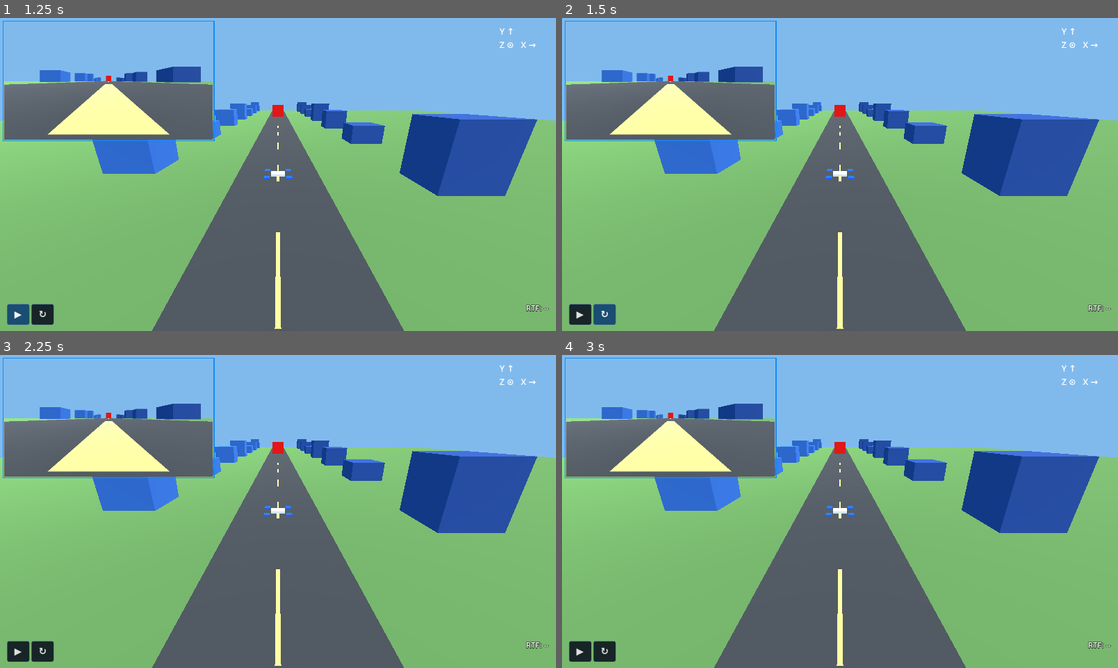
Above: before the commit, frames 1-4 (two rows, left to right).
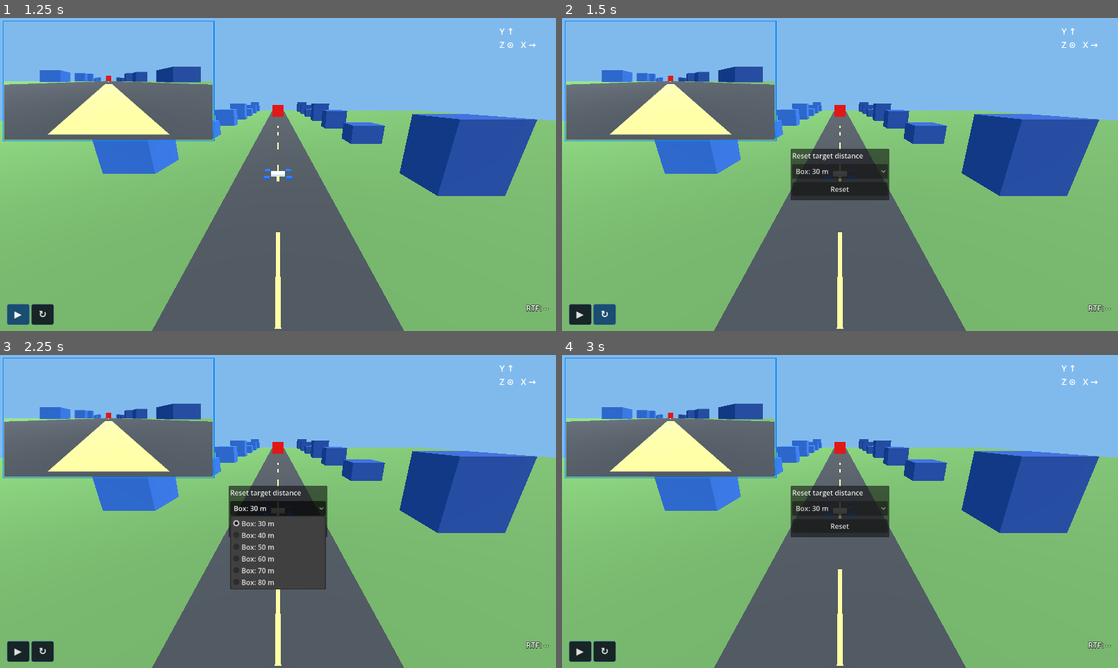
Above: after the commit, the same moments.

Repository: amire2000/fly_smart
Game: Godot game, scene res://scenes/main.tscn
The game is run twice, just before and just after one commit, with the same random seed, the same clock (stepped at 60 frames per second) and the same inputs.
Inputs (mouse positions are in pixels of both pictures, inside the frame that each line leads up to):
- Up to frame 1 (1.25 s): click "▶" at 0.5 s
- Up to frame 2 (1.5 s): click "↻" at 1.25 s
- Up to frame 3 (2.25 s): click (278, 508) at 2 s, where only the run after the commit has a clickable "Box: 30 m"
- Up to frame 4 (3 s): click (840, 527) at 2.75 s, where only the run after the commit has a clickable "Reset"

Frame 1 is identical in both runs. In frame 2, 2.9% of the frame differs, in the area x 41-59%, y 41-59%; in frame 3, 5.7%, in the area x 41-59%, y 41-75%; in frame 4, 2.9%.

Commit message:
fix godot reset distance and live plot updates

Diff:
--- a/godot/scripts/main.gd
+++ b/godot/scripts/main.gd
@@ -12,6 +12,7 @@
 const CONTROL_PORT := 9102
 const FPV_MOUNT := Transform3D(Basis(Vector3.UP, -PI / 2.0), Vector3(0.35, 0.05, 0.0))
 const SPECTATOR_TURN_SPEED := 0.01
+const TARGET_DISTANCE_PRESETS_M := [30, 40, 50, 60, 70, 80]
 
 var _drone: Node3D
 var _target: Node3D
@@ -26,6 +27,8 @@
 var _bbox_panel: Panel
 var _telemetry_label: Label
 var _rtf_label: Label
+var _target_distance: OptionButton
+var _reset_popup: PopupPanel
 var _active_slot := 0
 var _sequence := 0
 var _latest_pose: Dictionary = {}
@@ -149,6 +152,7 @@
 			_collision_reported = false
 		_apply_pose(value.get("drone"), _drone)
 		_apply_pose(value.get("target"), _target)
+		_update_target_distance(value.get("target_control"))
 		_update_fpv_overlay(value.get("overlay", {}))
 
 
@@ -267,6 +271,28 @@
 	_add_control_button(controls, "▶", "Start simulation", "start")
 	_add_control_button(controls, "↻", "Reset simulation", "reset")
 
+	_reset_popup = PopupPanel.new()
+	_reset_popup.name = "ResetTargetPopup"
+	var reset_contents := VBoxContainer.new()
+	reset_contents.custom_minimum_size = Vector2(220, 110)
+	reset_contents.add_theme_constant_override("separation", 8)
+	_reset_popup.add_child(reset_contents)
+	var reset_label := Label.new()
+	reset_label.text = "Reset target distance"
+	reset_contents.add_child(reset_label)
+	_target_distance = OptionButton.new()
+	_target_distance.name = "TargetDistance"
+	_target_distance.tooltip_text = "Target distance applied on reset"
+	_target_distance.custom_minimum_size = Vector2(200, 34)
+	for distance in TARGET_DISTANCE_PRESETS_M:
+		_target_distance.add_item("Box: %d m" % distance, distance)
+	reset_contents.add_child(_target_distance)
+	var confirm := Button.new()
+	confirm.text = "Reset"
+	confirm.pressed.connect(_confirm_reset_pressed)
+	reset_contents.add_child(confirm)
+	overlay.add_child(_reset_popup)
+
 
 func _add_control_button(parent: Control, icon: String, tooltip: String, action: String) -> void:
 	var button := Button.new()
@@ -283,12 +309,41 @@
 	var hover := normal.duplicate()
 	hover.bg_color = Color(0.08, 0.28, 0.45, 0.95)
 	button.add_theme_stylebox_override("hover", hover)
-	button.pressed.connect(_send_control.bind(action))
+	if action == "start":
+		button.pressed.connect(_on_start_pressed)
+	else:
+		button.pressed.connect(_on_reset_pressed)
 	parent.add_child(button)
 
 
+func _on_start_pressed() -> void:
+	_target_distance.disabled = true
+	_send_control("start")
+
+
+func _on_reset_pressed() -> void:
+	_target_distance.disabled = false
+	_reset_popup.popup_centered()
+
+
+func _confirm_reset_pressed() -> void:
+	_reset_popup.hide()
+	_send_control("reset")
+
+
 func _send_control(action: String) -> void:
-	_control_socket.put_packet(JSON.stringify({"event": "simulation_control", "action": action}).to_utf8_buffer())
+	var distance := _target_distance.get_selected_id() if _target_distance != null else 30
+	_control_socket.put_packet(JSON.stringify({"event": "simulation_control", "action": action, "target_distance_m": distance}).to_utf8_buffer())
+
+
+func _update_target_distance(raw_control: Variant) -> void:
+	if not raw_control is Dictionary or _target_distance == null:
+		return
+	var distance := int(round(float(raw_control.get("distance_m", 30))))
+	for index in range(_target_distance.item_count):
+		if _target_distance.get_item_id(index) == distance:
+			_target_distance.select(index)
+			return
 
 
 func _update_fpv_overlay(raw_overlay: Variant) -> void:
Not shown, changed: docs/design/README.md
Not shown, added: docs/design/godot-cpu-bbox-diagnostics.md
Not shown, added: docs/design/godot-target-distance-selector.md
Not shown, added: docs/design/live-plot-target-distance.md
Not shown, changed: src/fly_smart/red_target_detector.py
Not shown, changed: src/fly_smart/simulation/godot_bridge.py
Not shown, changed: src/fly_smart/simulation/plot_process.py
Not shown, changed: src/fly_smart/simulation/runner.py
Not shown, changed: src/fly_smart/simulation/telemetry.py
Not shown, changed: tests/test_core.py
Not shown, changed: tests/test_interactive_controls.py
